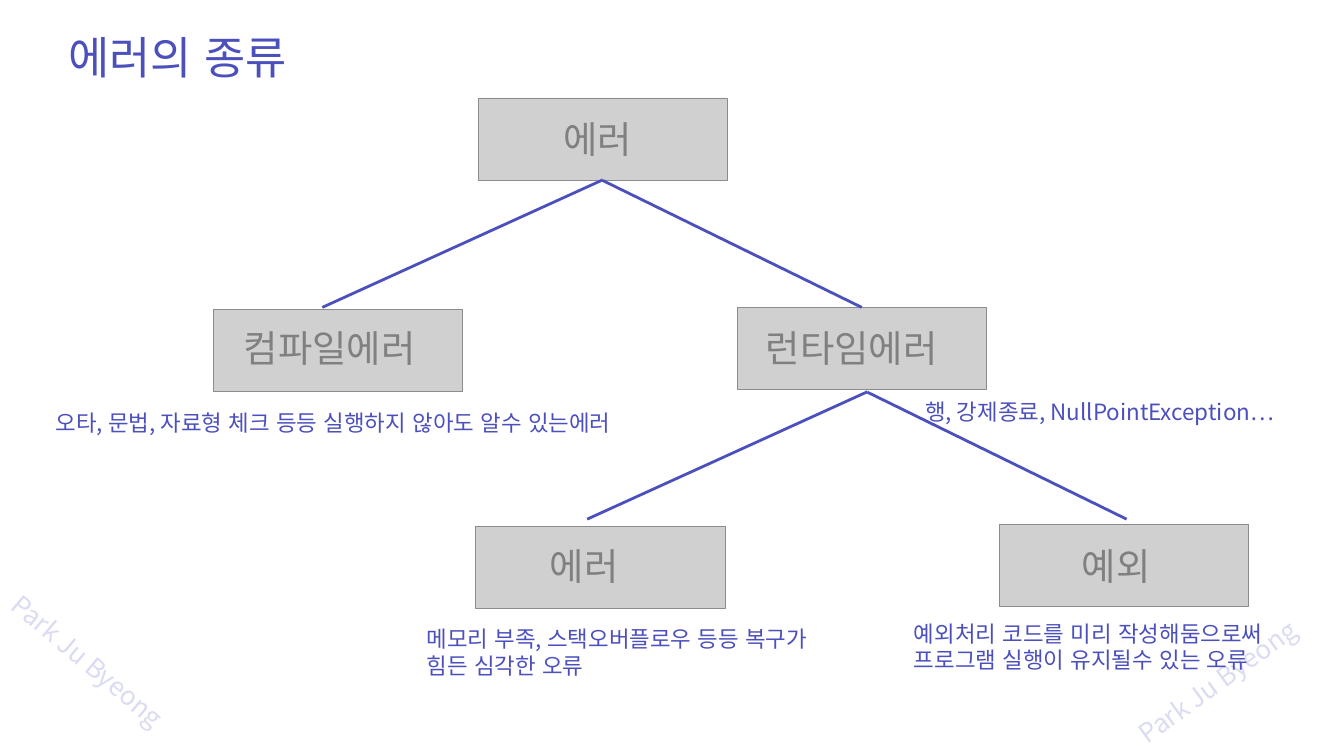
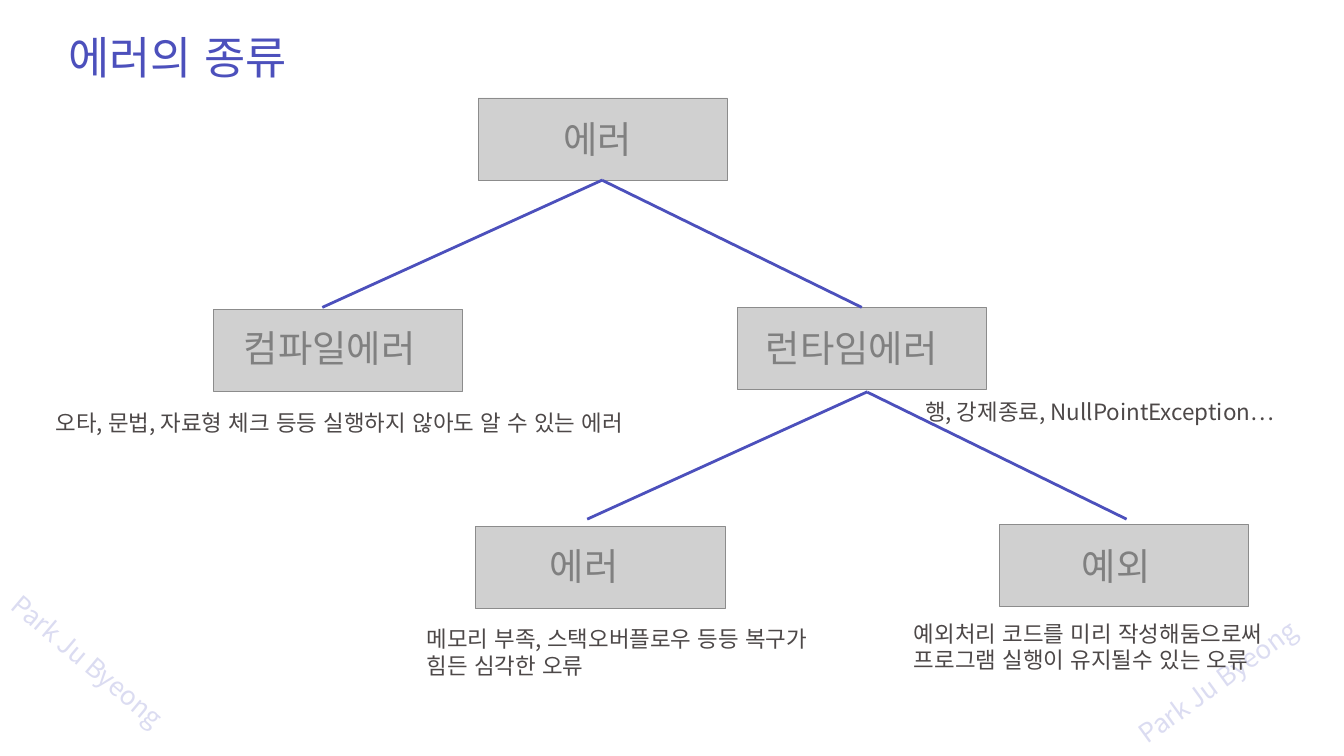
Before and after one commit to zest132/JavaLecture, a slide deck: slide 4 of JavaLecture/LectureFile/java 12강 예외처리.pptx. Drawn at 1344x756 pixels with LibreOffice and Linux fonts; fonts in the diff are those of the drawing; grey boxes stand for pictures. Boxes give left, top, right and bottom in pixels: in the first picture for what was removed or moved away, otherwise in the second. Text is boxed around its words. In the diff, an @@ line names an element or a change of style, - is before the commit and + after.

Commit message:
16강 자료 수정

```diff
--- a/JavaLecture/LectureFile/java 12강 예외처리.pptx
+++ b/JavaLecture/LectureFile/java 12강 예외처리.pptx
@@ text at (56,412,623,435): text changed; text colour #4C50BC to #4D4848 @@
-오타, 문법, 자료형 체크 등등 실행하지 않아도 알수 있는에러
+오타, 문법, 자료형 체크 등등 실행하지 않아도 알 수 있는 에러
@@ text colour #4C50BC to #4D4848 in 3 elements at (925,401,1274,425), (427,628,807,676), (914,623,1262,670) @@
```
Also in this commit, not shown: 11 other files.
